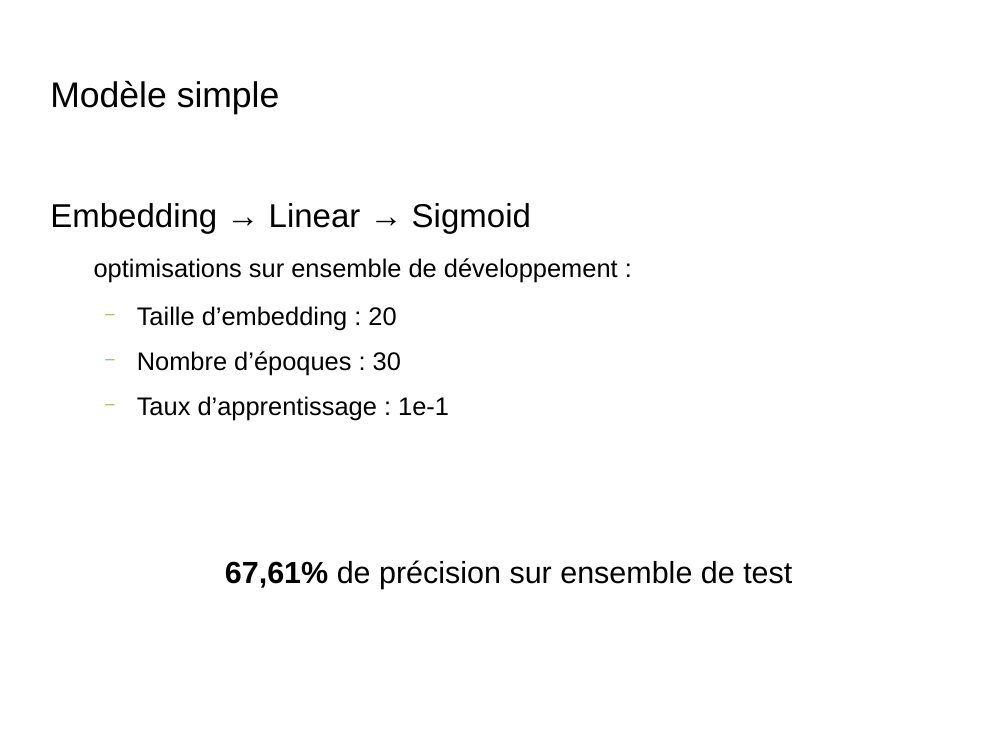
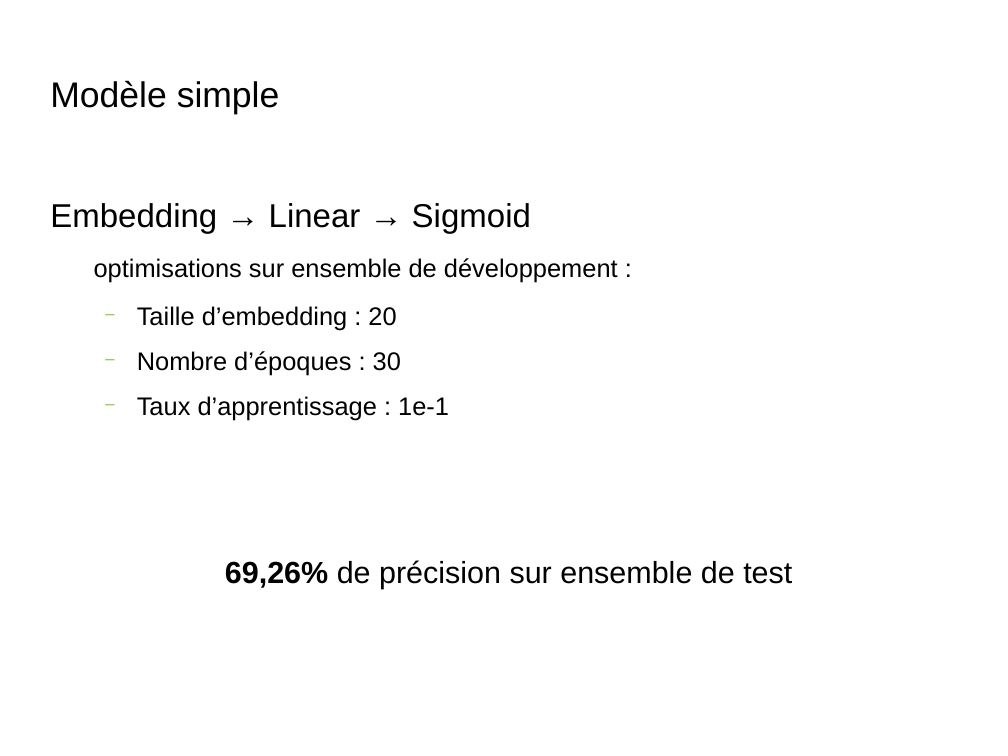
Before and after one commit to Ipsedo/TER_modele_neuronaux, a slide deck: slide 5 of presentation.odp. Drawn at 1008x756 pixels with LibreOffice and Linux fonts; fonts in the diff are those of the drawing; background and template pictures are left out. Boxes give left, top, right and bottom in pixels: in the first picture for what was removed or moved away, otherwise in the second. Text is boxed around its words. In the diff, an @@ line names an element or a change of style, - is before the commit and + after.

Commit message:
changé res linear

```diff
--- a/presentation.odp
+++ b/presentation.odp
@@ text at (x1=225, y1=560, x2=792, y2=589): text changed @@
-67,61% de précision sur ensemble de test
+69,26% de précision sur ensemble de test
```
